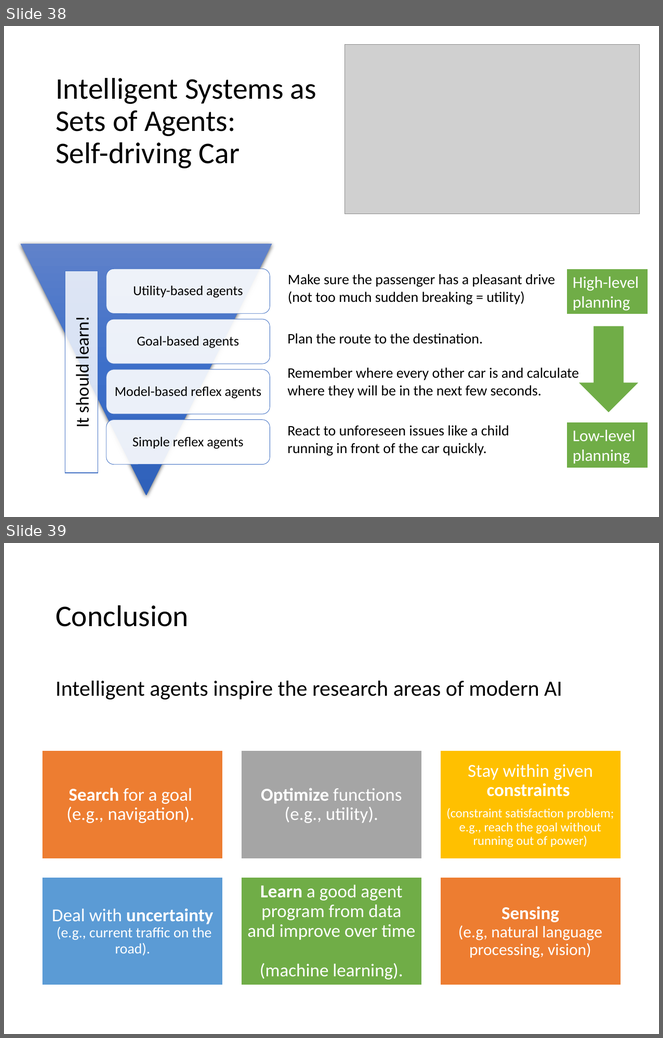
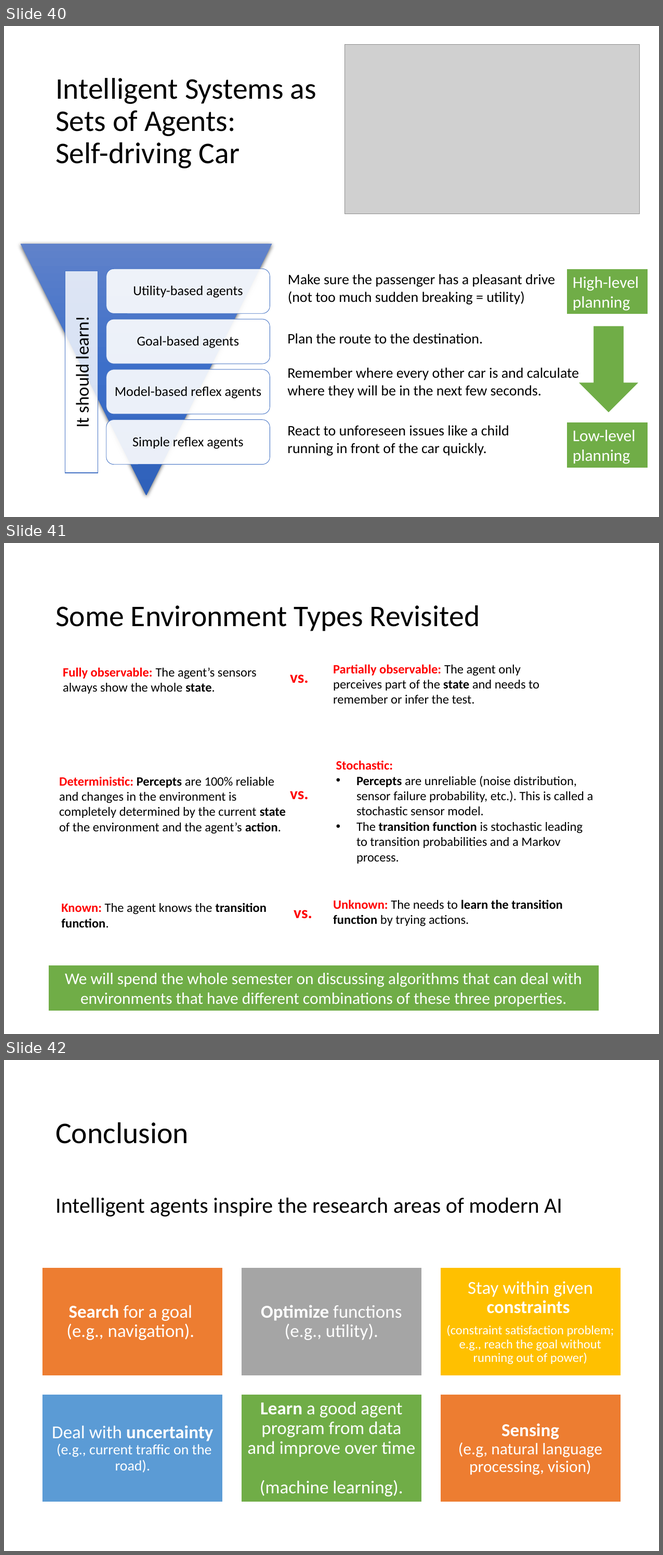
Before and after one commit to mhahsler/CS7320-AI, a slide deck: slides/02_agents.pptx. Shown one above the other, each under a label of ours: slides 38 and 39 before the commit, slides 40, 41 and 42 after it. The pictures are 663x1038 and 663x1555 pixels, drawn with LibreOffice and Linux fonts; fonts in the diff are those of the drawing; grey boxes stand for pictures. Boxes give left, top, right and bottom in pixels: in the first picture for what was removed or moved away, otherwise in the second. Text is boxed around its words. In the diff, an @@ line names an element or a change of style, - is before the commit and + after.

```diff
--- a/slides/02_agents.pptx
+++ b/slides/02_agents.pptx
@@ slide 41 added at [4,543,659,1034], background #FFFFFF @@
@@ title added at [55,605,480,631], 33 pt, text #000000 @@
+Some Environment Types Revisited
@@ text added at [63,667,257,694], 14 pt, text #000000 @@
+Fully observable: The agent’s sensors always show the whole state.
@@ text added at [333,664,540,704], 14 pt, text #000000 @@
+Partially observable: The agent only perceives part of the state and needs to remember or infer the test.
@@ text added at [290,675,309,683], 18 pt, text #FF0000, bold @@
+vs.
@@ text added at [336,760,594,864], 14 pt, text #000000 @@
+Stochastic:
+• Percepts are unreliable (noise distribution, sensor failure probability, etc.). This is called a stochastic sensor model.
+• The transition function is stochastic leading to transition probabilities and a Markov process.
@@ text added at [59,777,286,834], 14 pt, text #000000 @@
+Deterministic: Percepts are 100% reliable and changes in the environment is completely determined by the current state of the environment and the agent’s action.
@@ text added at [290,791,309,800], 18 pt, text #FF0000, bold @@
+vs.
@@ text added at [333,900,562,927], 14 pt, text #000000, bold @@
+Unknown: The needs to learn the transition function by trying actions.
@@ text added at [61,903,267,928], 14 pt, text #000000, bold @@
+Known: The agent knows the transition function.
@@ text added at [294,910,312,919], 18 pt, text #FF0000, bold @@
+vs.
@@ rectangle added at [48,965,599,1012], fill #70AD47, outline #FFFFFF 1.5 pt, 18 pt, text #FFFFFF @@
+We will spend the whole semester on discussing algorithms that can deal with environments that have different combinations of these three properties.
@@ what was slide 38 is now slide 40 @@
@@ what was slide 39 is now slide 42 @@
```
Also in this commit, not shown: 5 slides changed, 2 other slides added, 1 other file.
